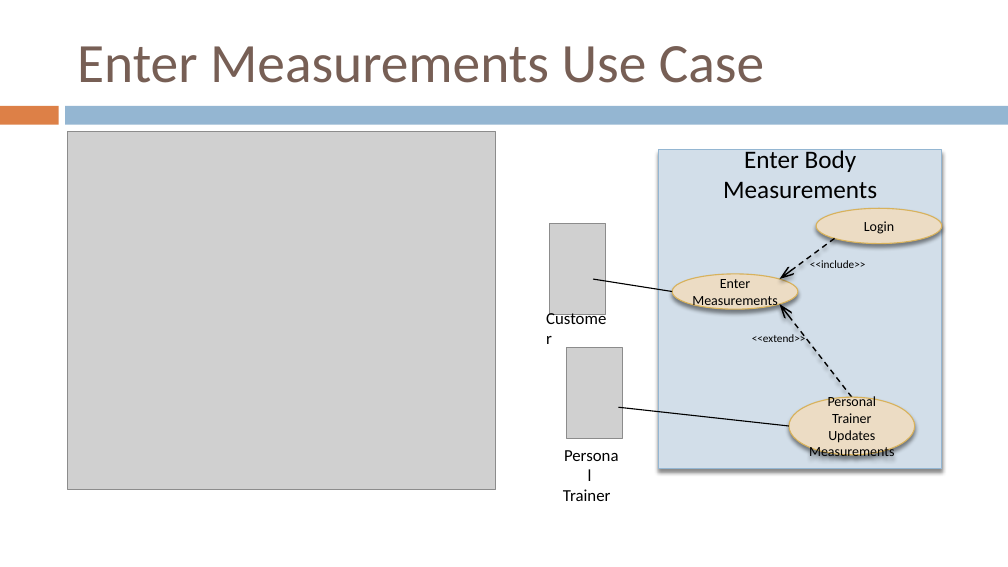
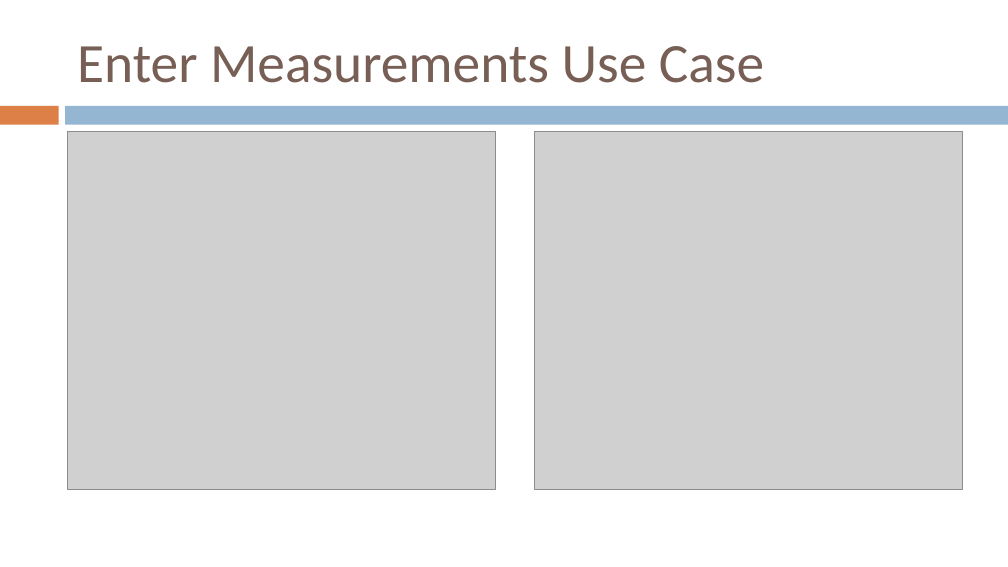
Before and after one commit to gvaccaro21/CS633---Term-Project, a slide deck: slide 14 of Module 4 Deliverables/State Transition Diagrams/CS_633_Zac3_term_project_report_module4.pptx. Drawn at 1008x567 pixels with LibreOffice and Linux fonts; fonts in the diff are those of the drawing; grey boxes stand for pictures; background and template pictures are left out. Boxes give left, top, right and bottom in pixels: in the first picture for what was removed or moved away, otherwise in the second. Text is boxed around its words. In the diff, an @@ line names an element or a change of style, - is before the commit and + after.

```diff
--- a/Module 4 Deliverables/State Transition Diagrams/CS_633_Zac3_term_project_report_module4.pptx
+++ b/Module 4 Deliverables/State Transition Diagrams/CS_633_Zac3_term_project_report_module4.pptx
@@ picture added at <box>534,131,963,489</box> @@
@@ rectangle removed at <box>658,150,941,470</box> @@
-Enter Body Measurements
@@ ellipse removed at <box>816,209,942,244</box> @@
-Login
@@ picture removed at <box>549,224,605,314</box> @@
@@ arrow removed from (835, 239) to (779, 279) @@
@@ text removed at <box>810,260,866,268</box> @@
-<<include>>
@@ line removed from (593, 279) to (672, 291) @@
@@ ellipse removed at <box>672,274,798,309</box> @@
-Enter Measurements
@@ text removed at <box>536,303,619,334</box> @@
-Customer
@@ arrow removed from (852, 397) to (779, 304) @@
@@ picture removed at <box>566,348,622,438</box> @@
@@ text removed at <box>752,333,806,342</box> @@
-<<extend>>
@@ line removed from (619, 407) to (789, 426) @@
@@ ellipse removed at <box>789,397,915,455</box> @@
-Personal Trainer Updates Measurements
@@ text removed at <box>828,394,876,423</box> @@
-Personal
-Trainer
```
Also in this commit, not shown: 2 other slides changed, 1 other file.
